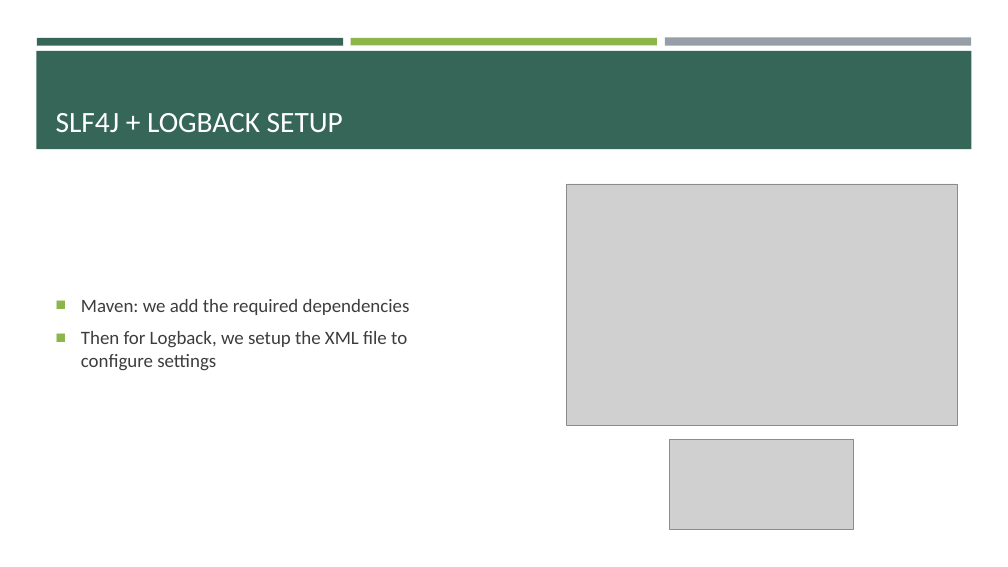
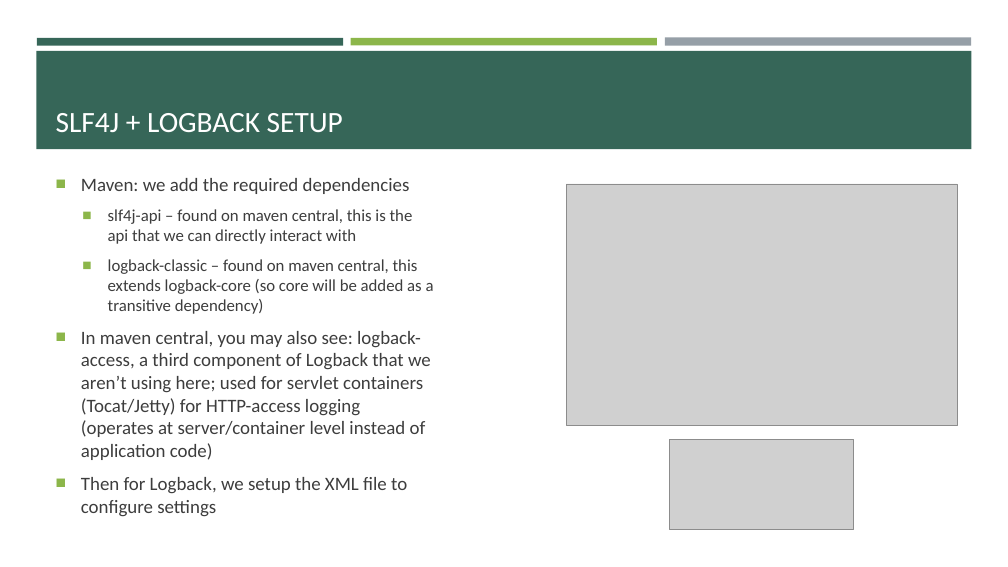
Before and after one commit to e-m-wilson/java-fs, a slide deck: slide 19 of Week_4/Unit_Testing_&_Logging.pptx. Drawn at 1008x567 pixels with LibreOffice and Linux fonts; fonts in the diff are those of the drawing; grey boxes stand for pictures. Boxes give left, top, right and bottom in pixels: in the first picture for what was removed or moved away, otherwise in the second. Text is boxed around its words. In the diff, an @@ line names an element or a change of style, - is before the commit and + after.

```diff
--- a/Week_4/Unit_Testing_&_Logging.pptx
+++ b/Week_4/Unit_Testing_&_Logging.pptx
@@ text at [81,209,434,460]: paragraphs added @@
+  ■ slf4j-api – found on maven central, this is the api that we can directly interact with
+  ■ logback-classic – found on maven central, this extends logback-core (so core will be added as a transitive dependency)
+■ In maven central, you may also see: logback-access, a third component of Logback that we aren’t using here; used for servlet containers (Tocat/Jetty) for HTTP-access logging (operates at server/container level instead of application code)
```
Also in this commit, not shown: 17 other files.
